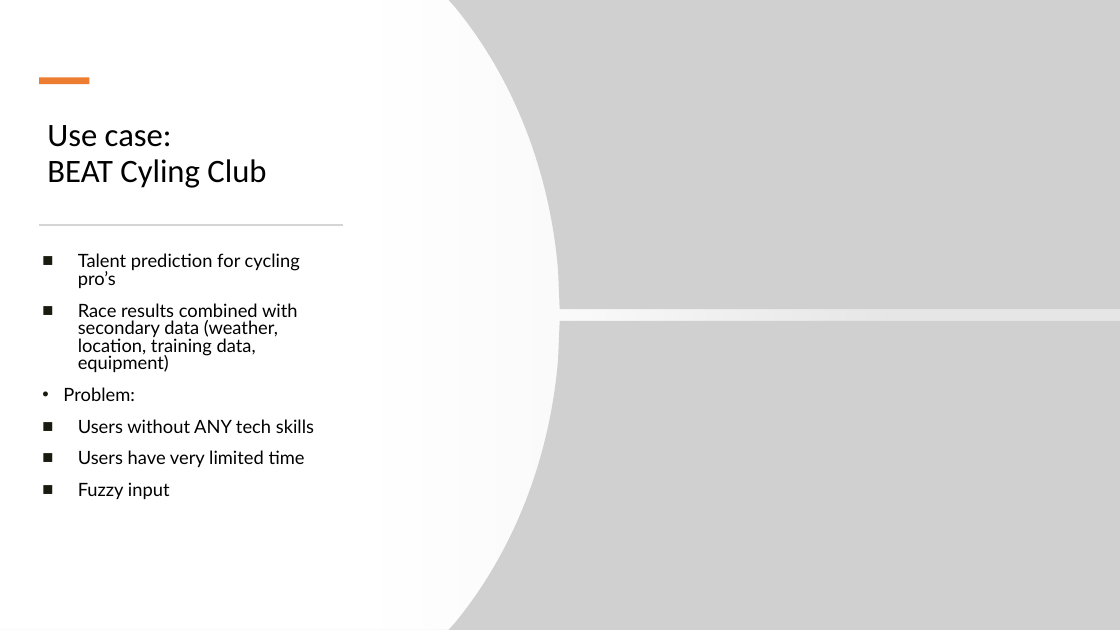
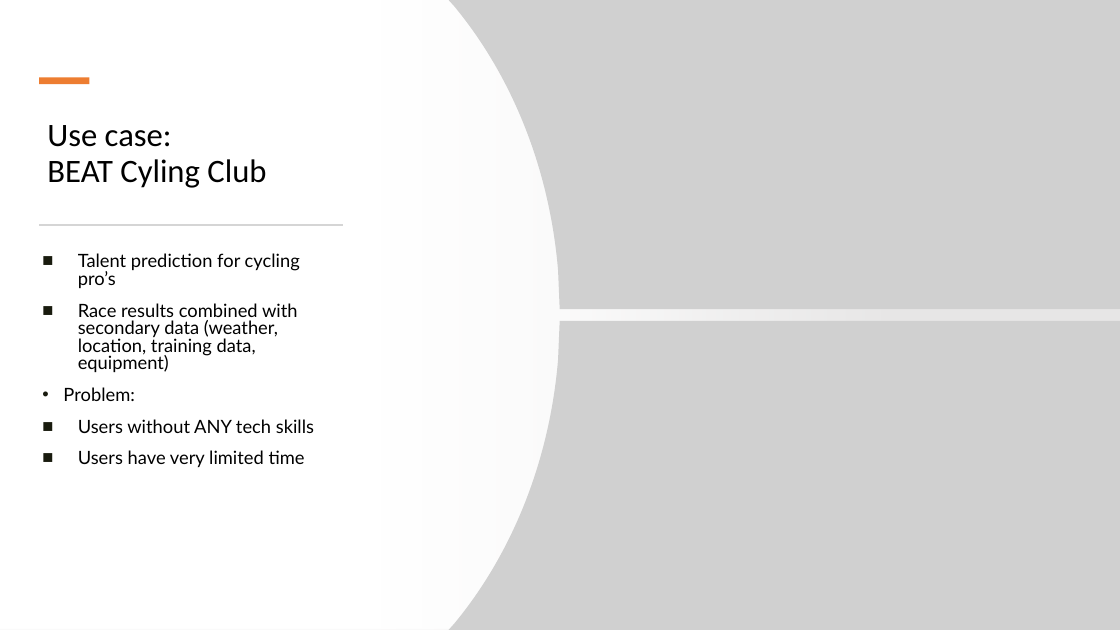
Before and after one commit to krinara86/llm_dsl_validator, a slide deck: slide 3 of misc/langdev2025/Making DSLs conversable.pptx. Drawn at 1120x630 pixels with LibreOffice and Linux fonts; fonts in the diff are those of the drawing; grey boxes stand for pictures. Boxes give left, top, right and bottom in pixels: in the first picture for what was removed or moved away, otherwise in the second. Text is boxed around its words. In the diff, an @@ line names an element or a change of style, - is before the commit and + after.

```diff
--- a/misc/langdev2025/Making DSLs conversable.pptx
+++ b/misc/langdev2025/Making DSLs conversable.pptx
@@ text at <box>78,482,170,499</box>: paragraph removed @@
-■ Fuzzy input
```
Also in this commit, not shown: 2 other slides changed, 1 slide added, 3 slides removed, 1 other file.
